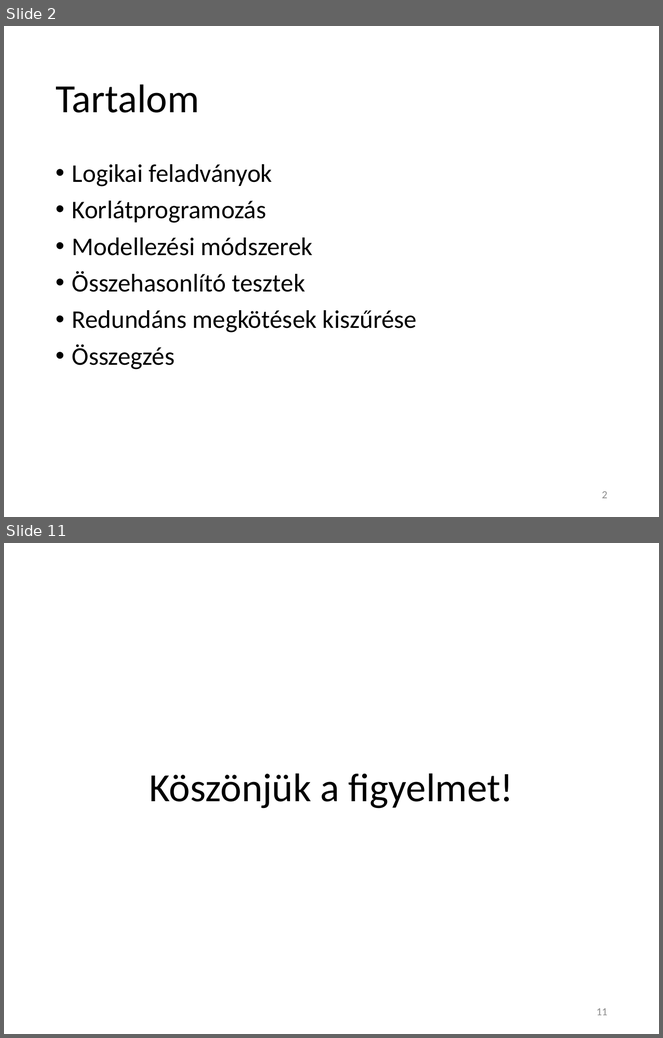
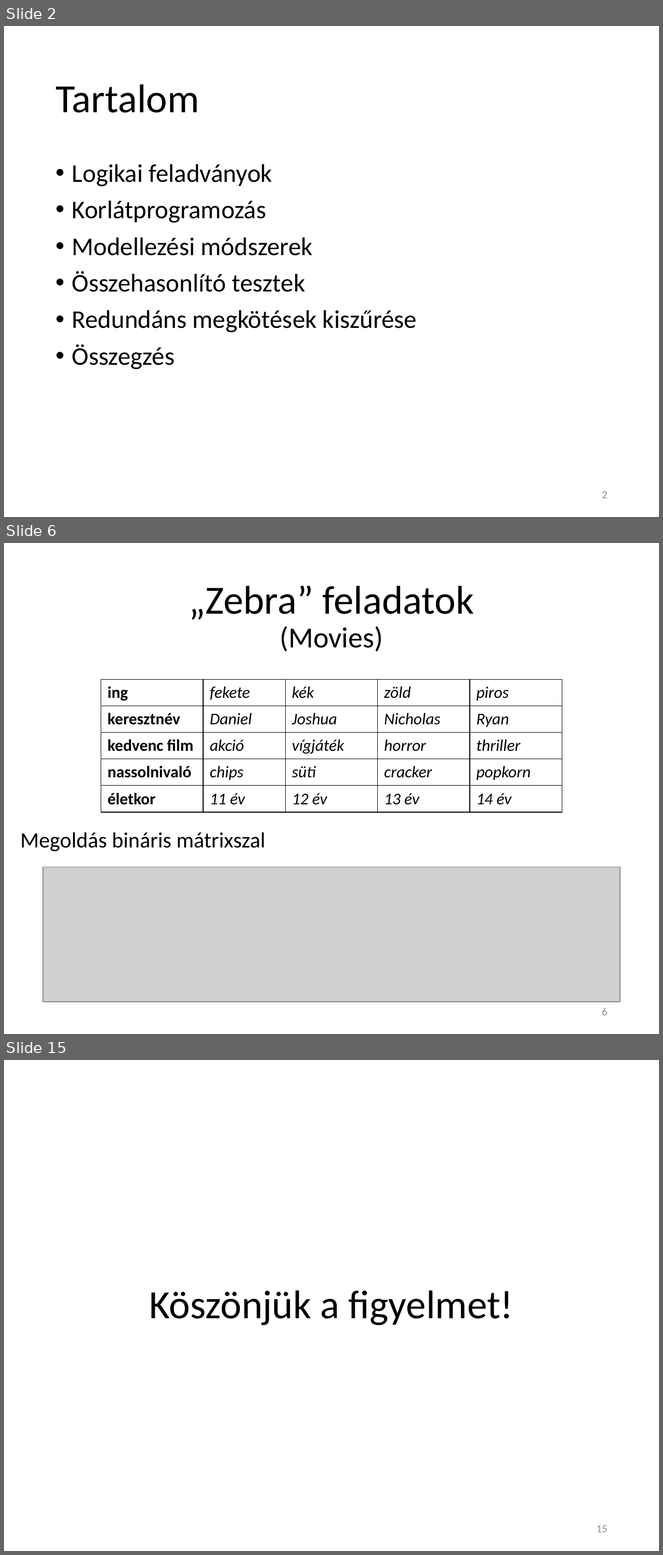
Before and after one commit to Teaching-projects/SZE-Peku221b, a slide deck: CP_Dolgozat/Előadás/Logikai feladványok megoldása korlátprogramozással.pptx. Shown one above the other, each under a label of ours: slides 2 and 11 before the commit, slides 2, 6 and 15 after it; the slides between them are not shown. The pictures are 663x1038 and 663x1555 pixels, drawn with LibreOffice and Linux fonts; fonts in the diff are those of the drawing; grey boxes stand for pictures. Boxes give left, top, right and bottom in pixels: in the first picture for what was removed or moved away, otherwise in the second. Text is boxed around its words. In the diff, an @@ line names an element or a change of style, - is before the commit and + after.

```diff
--- a/CP_Dolgozat/Előadás/Logikai feladványok megoldása korlátprogramozással.pptx
+++ b/CP_Dolgozat/Előadás/Logikai feladványok megoldása korlátprogramozással.pptx
@@ slide 6 added at box(4, 543, 659, 1034), background #FFFFFF @@
@@ title added at box(189, 586, 475, 652), 44 pt, text #000000 @@
+„Zebra” feladatok
+(Movies)
@@ table added at box(101, 679, 562, 812), 5 rows, 5 columns @@
+ing | fekete | kék | zöld | piros
+keresztnév | Daniel | Joshua | Nicholas | Ryan
+kedvenc film | akció | vígjáték | horror | thriller
+nassolnivaló | chips | süti | cracker | popkorn
+életkor | 11 év | 12 év | 13 év | 14 év
@@ text added at box(20, 832, 266, 852), 24 pt, text #000000 @@
+Megoldás bináris mátrixszal
@@ picture added at box(42, 867, 620, 1002) @@
@@ page number added at box(602, 1008, 608, 1016), 12 pt, text #8C8C8C @@
+6
@@ what was slide 11 is now slide 15 @@
@@ page number at box(597, 1525, 608, 1533): text changed @@
-11
+15
```
Also in this commit, not shown: 4 slides changed, 7 other slides added, 4 slides removed.
